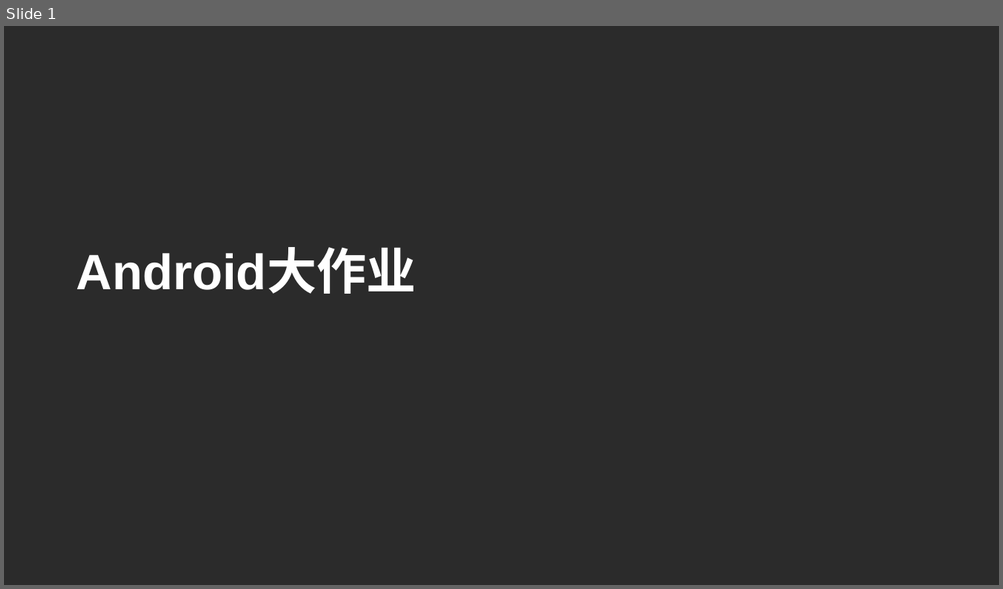
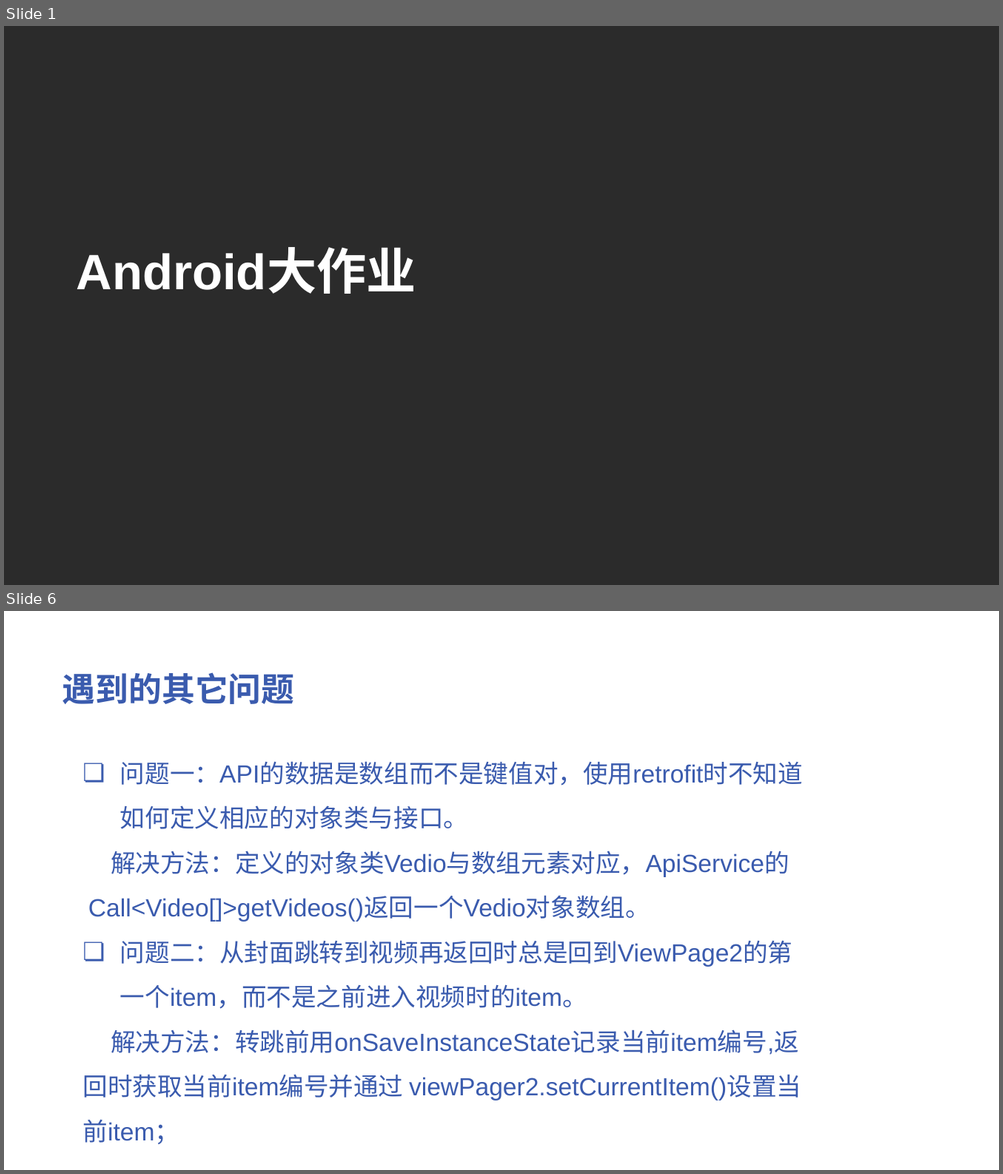
Before and after one commit to h-weijie/FinalWork, a slide deck: Android大作业.pptx. Shown one above the other, each under a label of ours: slide 1 before the commit, slides 1 and 6 after it; the slides between them are not shown. The pictures are 1003x589 and 1003x1174 pixels, drawn with LibreOffice and Linux fonts; fonts in the diff are those of the drawing; background and template pictures are left out; a plain dark background stands for a picture behind light text. Boxes give left, top, right and bottom in pixels: in the first picture for what was removed or moved away, otherwise in the second. Text is boxed around its words. In the diff, an @@ line names an element or a change of style, - is before the commit and + after.

```diff
--- a/Android大作业.pptx
+++ b/Android大作业.pptx
@@ slide 6 added at box(4, 611, 999, 1170), background picture (left out) @@
@@ text added at box(62, 672, 295, 704), 24 pt, text #3A5BAE, bold @@
+遇到的其它问题
@@ text added at box(82, 761, 802, 1145), 18 pt, text #3A5BAE @@
+❏ 问题一：API的数据是数组而不是键值对，使用retrofit时不知道如何定义相应的对象类与接口。
+解决方法：定义的对象类Vedio与数组元素对应，ApiService的 Call<Video[]>getVideos()返回一个Vedio对象数组。
+❏ 问题二：从封面跳转到视频再返回时总是回到ViewPage2的第一个item，而不是之前进入视频时的item。
+解决方法：转跳前用onSaveInstanceState记录当前item编号,返回时获取当前item编号并通过 viewPager2.setCurrentItem()设置当前item；
```
Also in this commit, not shown: 4 slides changed, 1 other slide added, 1 slide removed.
